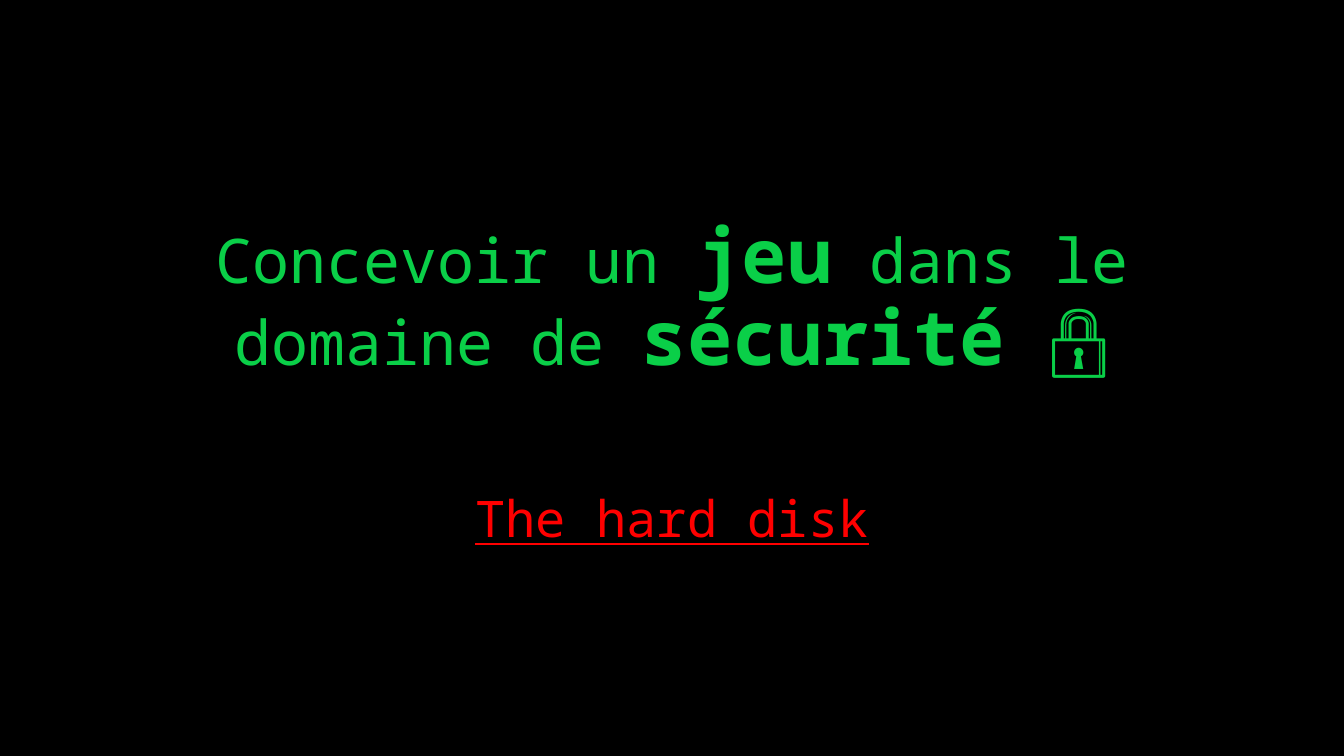
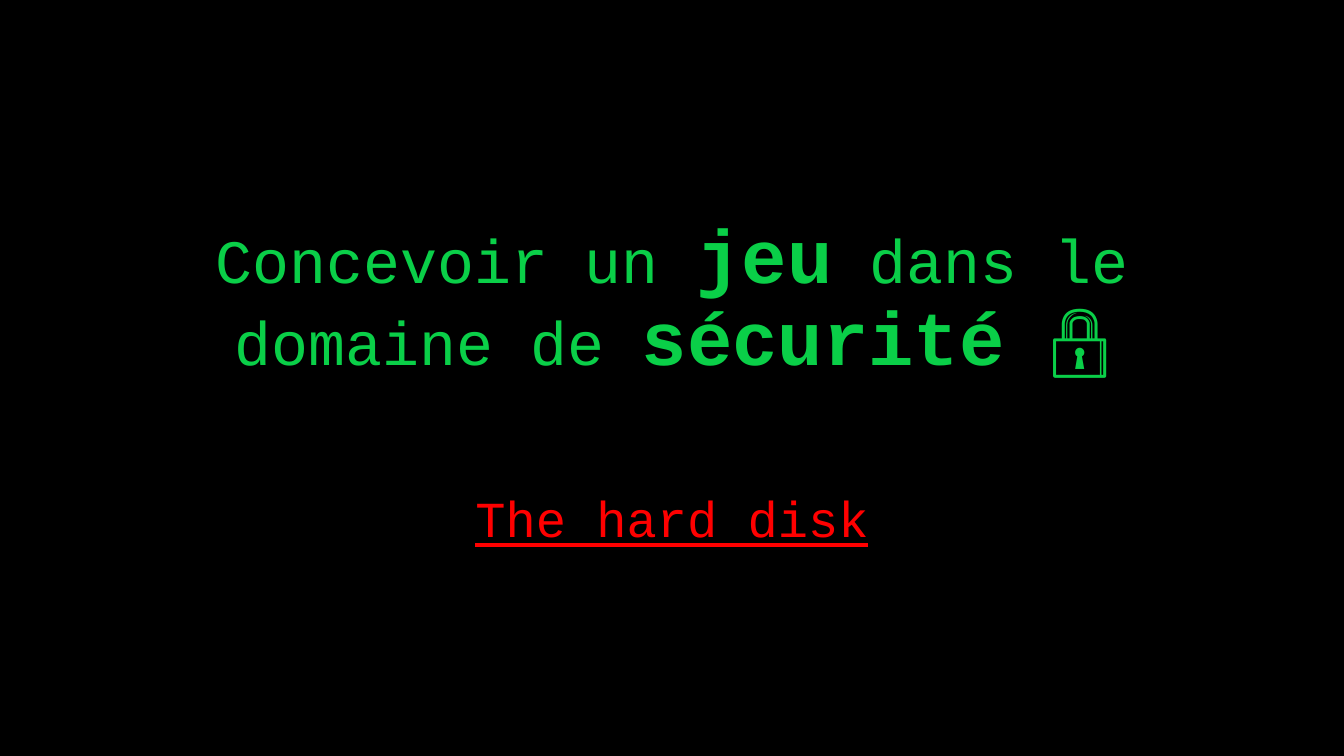
Before and after one commit to Fafishyle/Jeu_domaine_seccuritee, a slide deck: slide 1 of Slide_jeu.pptx. Drawn at 1344x756 pixels with LibreOffice and Linux fonts; fonts in the diff are those of the drawing. Boxes give left, top, right and bottom in pixels: in the first picture for what was removed or moved away, otherwise in the second. Text is boxed around its words. In the diff, an @@ line names an element or a change of style, - is before the commit and + after.

```diff
--- a/Slide_jeu.pptx
+++ b/Slide_jeu.pptx
@@ title "Concevoir un jeu dans le ..." at [215, 229, 1128, 366]: font Noto Sans Mono to Courier New @@
@@ subtitle "The hard disk" at [475, 501, 869, 547]: font Noto Sans Mono to Courier New; less space between paragraphs @@
```
Also in this commit, not shown: 6 other slides changed, 1 slide added, 2 other files.
